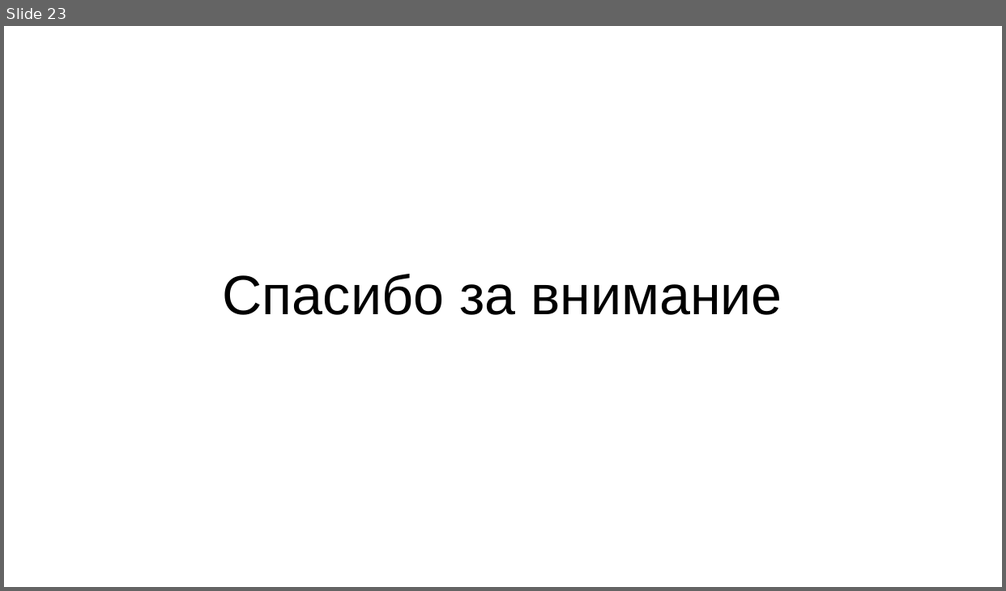
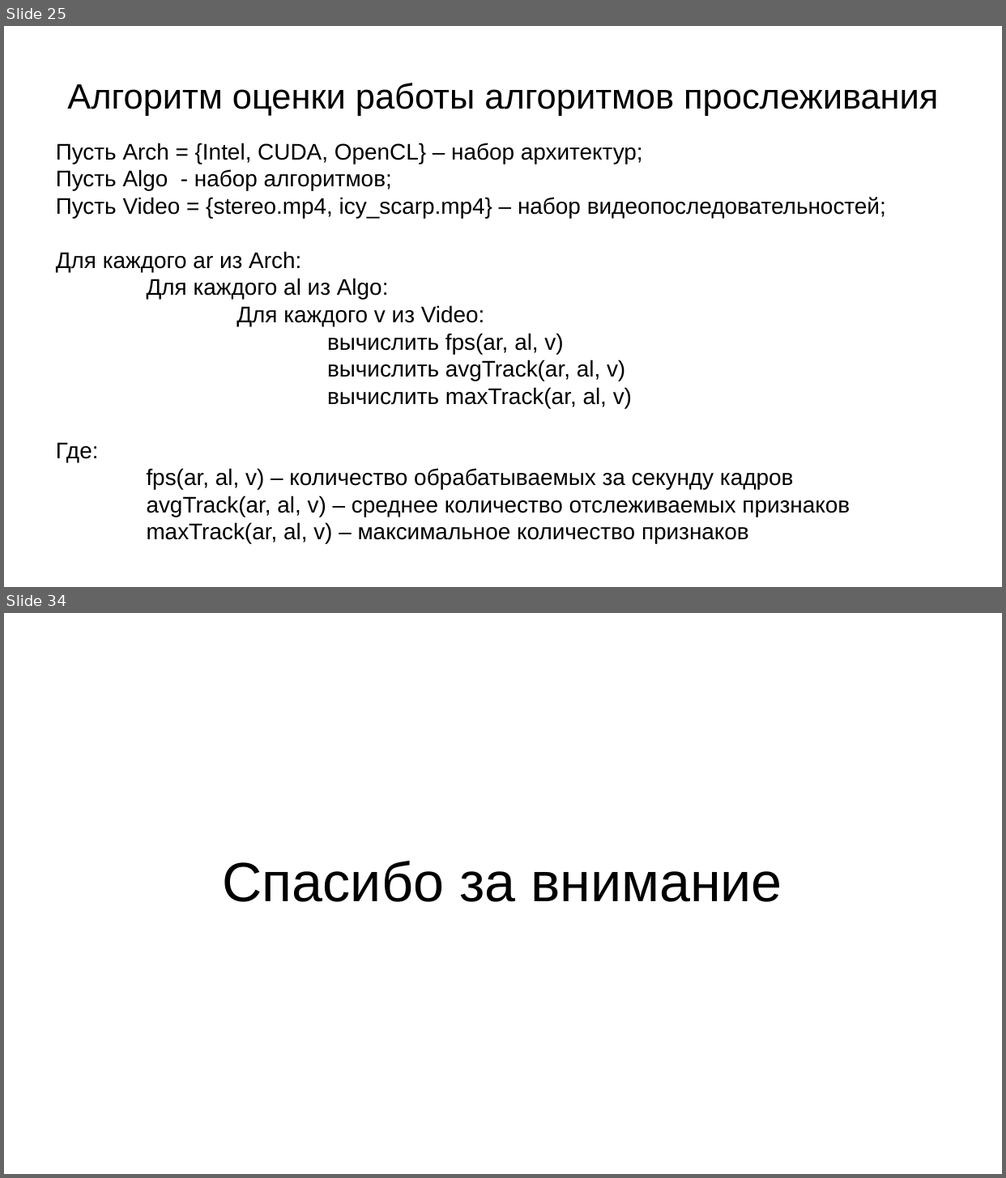
Before and after one commit to daniel-95/diploma, a slide deck: диплом/вкр.pptx. Shown one above the other, each under a label of ours: slide 23 before the commit, slides 25 and 34 after it; the slides between them are not shown. The pictures are 1006x591 and 1006x1178 pixels, drawn with LibreOffice and Linux fonts; fonts in the diff are those of the drawing. Boxes give left, top, right and bottom in pixels: in the first picture for what was removed or moved away, otherwise in the second. Text is boxed around its words. In the diff, an @@ line names an element or a change of style, - is before the commit and + after.

```diff
--- a/диплом/вкр.pptx
+++ b/диплом/вкр.pptx
@@ slide 25 added at bbox=[4, 26, 1002, 587], background #FFFFFF @@
@@ text added at bbox=[67, 83, 938, 116], 28 pt, text #000000 @@
+Алгоритм оценки работы алгоритмов прослеживания
@@ text added at bbox=[56, 143, 886, 517], 18 pt, text #000000 @@
+Пусть Arch = {Intel, CUDA, OpenCL} – набор архитектур;
+Пусть Algo - набор алгоритмов;
+Пусть Video = {stereo.mp4, icy_scarp.mp4} – набор видеопоследовательностей;
+Для каждого ar из Arch:
+Для каждого al из Algo:
+Для каждого v из Video:
+вычислить fps(ar, al, v)
+вычислить avgTrack(ar, al, v)
+вычислить maxTrack(ar, al, v)
+Где:
+fps(ar, al, v) – количество обрабатываемых за секунду кадров
+avgTrack(ar, al, v) – среднее количество отслеживаемых признаков
+maxTrack(ar, al, v) – максимальное количество признаков
@@ what was slide 23 is now slide 34 @@
```
Also in this commit, not shown: 4 slides changed, 12 other slides added, 2 slides removed, 1 other file.
